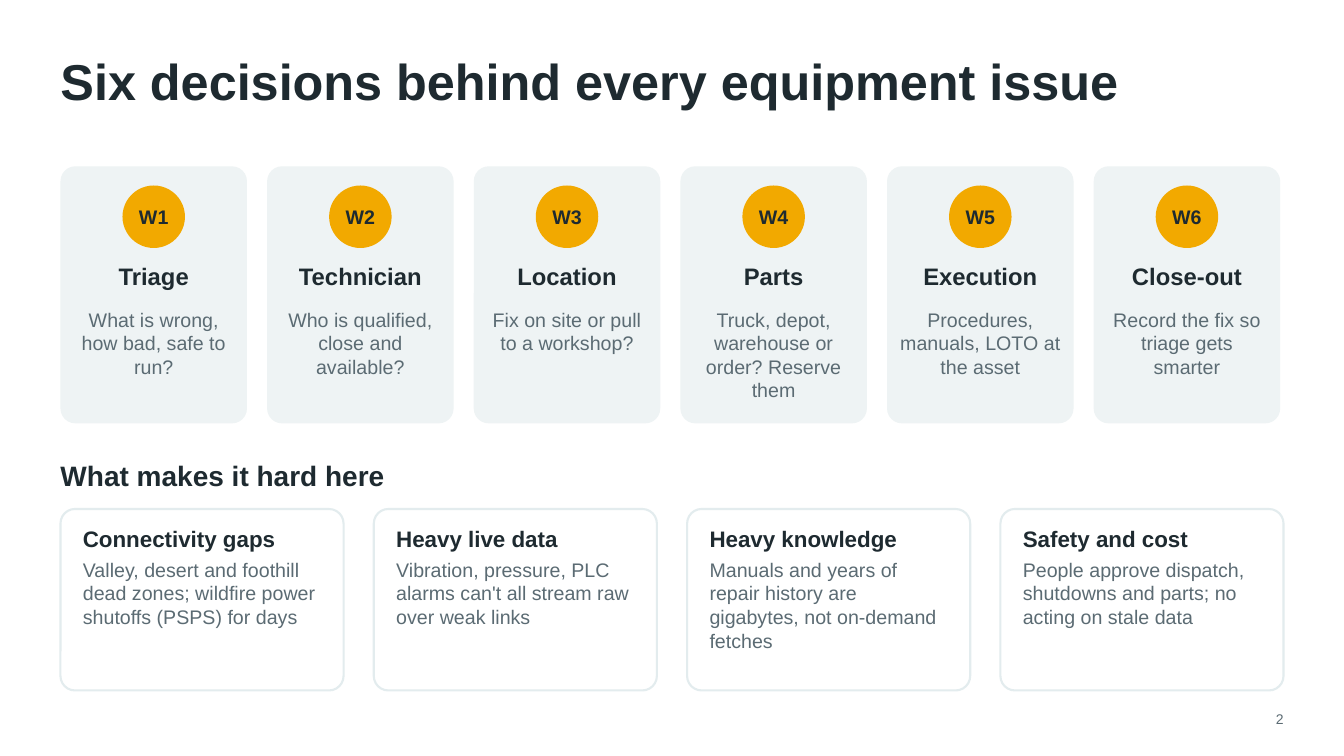
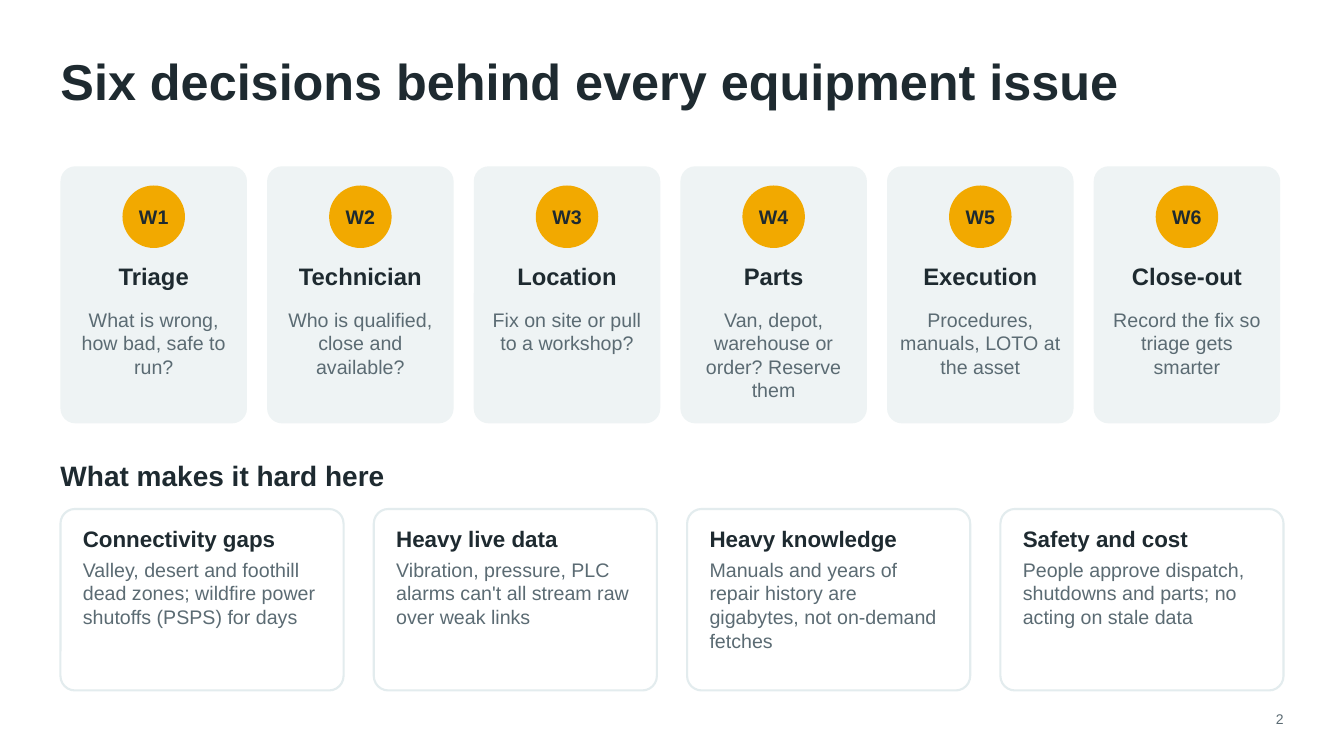
Before and after one commit to chandra50/hybrid-ai-service, a slide deck: slide 2 of docs/hybrid-ai-design.pptx. Drawn at 1344x756 pixels with LibreOffice and Linux fonts; fonts in the diff are those of the drawing. Boxes give left, top, right and bottom in pixels: in the first picture for what was removed or moved away, otherwise in the second. Text is boxed around its words. In the diff, an @@ line names an element or a change of style, - is before the commit and + after.

```diff
--- a/docs/hybrid-ai-design.pptx
+++ b/docs/hybrid-ai-design.pptx
@@ text at (x1=706, y1=313, x2=841, y2=397): text changed @@
-Truck, depot, warehouse or order? Reserve them
+Van, depot, warehouse or order? Reserve them
```
Also in this commit, not shown: 8 other slides changed, 19 other files.
